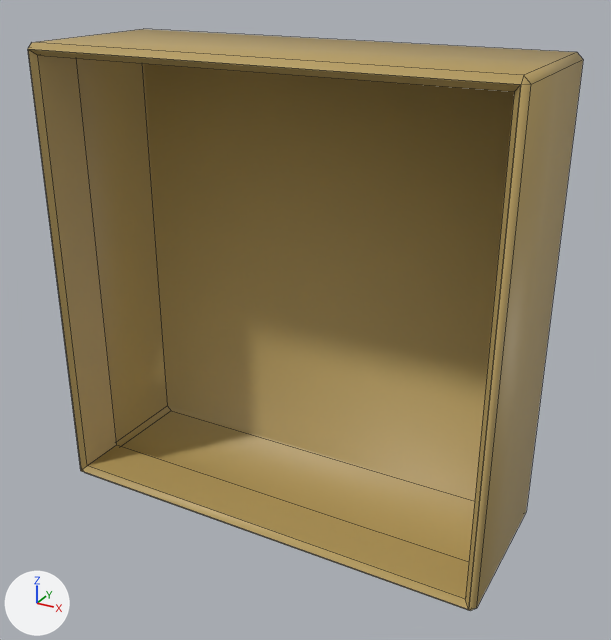
Before and after pictures for a commit that changed the Blender file packages/frontend/assets/room/objects/picture-frame/picture-frame.blend.
Camera for both pictures: a 50 mm lens placed at (0.0346, -0.0678, 0.0281), pointed at (0.0015, -0.0076, -0.0019). Lighting does not change. The marker at lower left points along +X, +Y and +Z. The older version comes first. Mesh edges are drawn as thin lines.

Objects in the first picture: '__X_FRAME__Frame'.
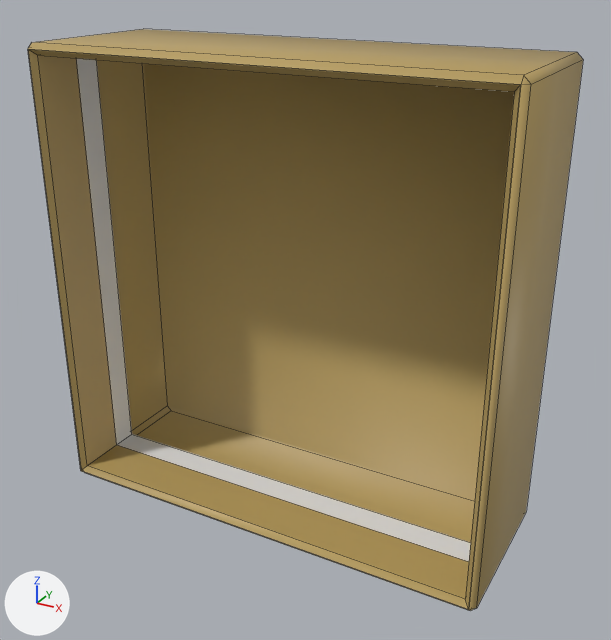
Location of each change, (x1, y1, x2, y2) in pixels of the pictures (611 x 640 px):
'__X_MAT__Mat', shown (mostly hidden)
    after: (77, 59, 471, 562)

Patch to the scene script:
```diff
--- a/packages/frontend/assets/room/objects/picture-frame/picture-frame.blend.py
+++ b/packages/frontend/assets/room/objects/picture-frame/picture-frame.blend.py
@@ me_cube @@
 me_cube.from_pydata(...)  # 12 vertices, 8 faces; spans x -0.02..0.02, y -0.0025..0.0, z -0.02..0.02
 # used by ob_x_mat__mat; location = (0.0, -0.0075, 0.0)
-me_cube.vertices[4].co = (-0.019, -0.0025, -0.019)
-me_cube.vertices[5].co = (-0.019, -0.0025, 0.019)
-me_cube.vertices[6].co = (0.019, -0.0025, 0.019)
-me_cube.vertices[7].co = (0.019, -0.0025, -0.019)
-me_cube.vertices[8].co = (-0.019, 0.0, -0.019)
-me_cube.vertices[9].co = (-0.019, 0.0, 0.019)
-me_cube.vertices[10].co = (0.019, 0.0, 0.019)
-me_cube.vertices[11].co = (0.019, 0.0, -0.019)
+# me_cube part 1
+me_cube.vertices[4].co = (-0.02, -0.0025, -0.02)  # pixel (116, 444)
+me_cube.vertices[5].co = (-0.02, -0.0025, 0.02)
+me_cube.vertices[6].co = (0.02, -0.0025, 0.02)
+me_cube.vertices[7].co = (0.02, -0.0025, -0.02)
+me_cube.vertices[8].co = (-0.02, 0.0, -0.02)  # pixel (131, 434)
+me_cube.vertices[9].co = (-0.02, 0.0, 0.02)
+me_cube.vertices[10].co = (0.02, 0.0, 0.02)
+me_cube.vertices[11].co = (0.02, 0.0, -0.02)
 me_cube.materials.append(mat_mat)
@@ ob_x_mat__mat @@
 ob_x_mat__mat.location = (0.0, -0.0075, 0.0)
-ob_x_mat__mat.hide_set(True)
```
